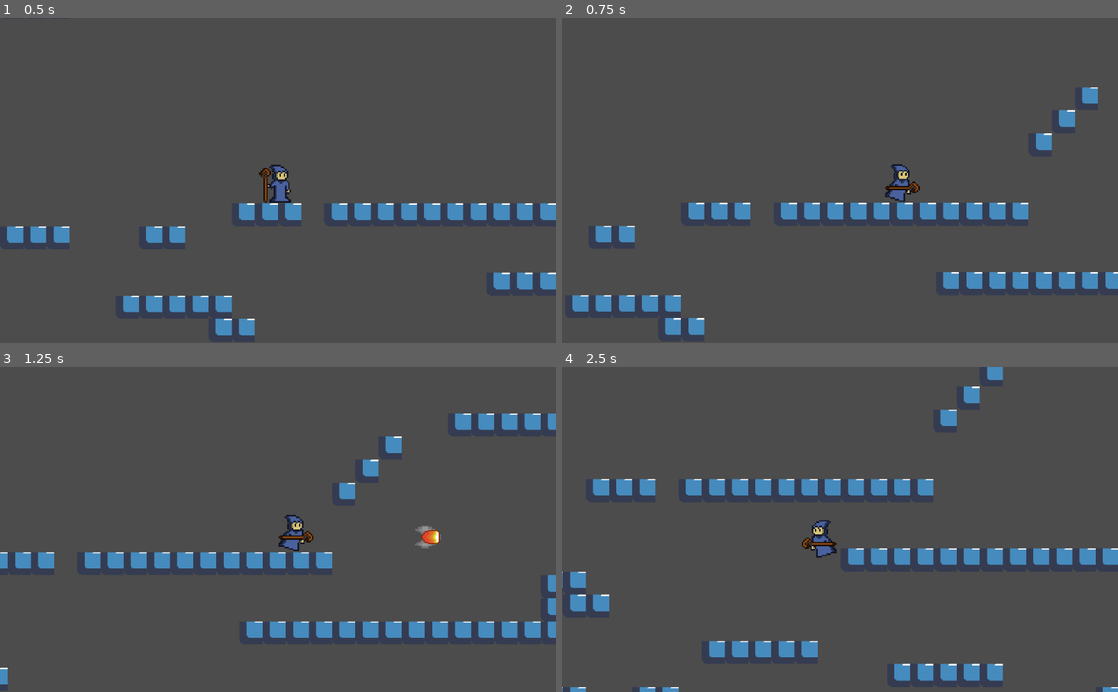
Above: before the commit, frames 1-4 (two rows, left to right).
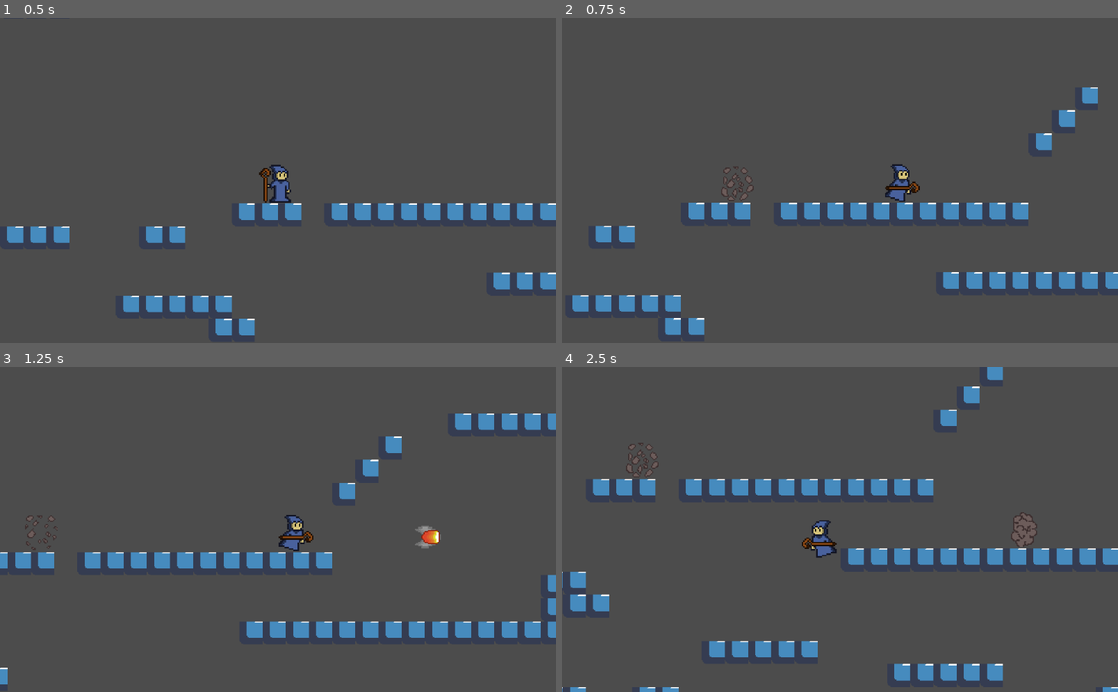
Above: after the commit, the same moments.

Repository: brunoricardosecco/gamejam-utfpr-2k19
Game: Godot game, scene res://scenes/main.tscn
The game is run twice, just before and just after one commit, with the same random seed, the same clock (stepped at 60 frames per second) and the same inputs. The engine's default icon, where the game draws it, is replaced by a stand-in: a white triangle on a blue panel in a dark square.
Inputs:
- Up to frame 1 (0.5 s): no input
- Up to frame 2 (0.75 s): hold Right (ui_right) from 0.53 s (still down); tap Z (ui_flash) at 0.6 s
- Up to frame 3 (1.25 s): keep holding Right (ui_right); tap Space (ui_select) at 0.77 s
- Up to frame 4 (2.5 s): tap Z (ui_flash) at 1.35, 2.1 s; tap Space (ui_select) at 1.52 s; release Right (ui_right) at 2.03 s; hold Left (ui_left) from 2.03 s (still down)

Frame 1 is identical in both runs. In frame 2, 0.2% of the frame differs, in the area x 28-35%, y 45-57%; in frame 3, less than 0.1%; in frame 4, 0.5%, in the area x 11-86%, y 23-56%.

Commit message:
viligant's smoke on teleport

Diff:
--- a/prefabs/Player.tscn
+++ b/prefabs/Player.tscn
@@ -1,8 +1,9 @@
-[gd_scene load_steps=9 format=2]
+[gd_scene load_steps=10 format=2]
 
 [ext_resource path="res://scripts/Vigilante.gd" type="Script" id=1]
 [ext_resource path="res://scenes/Fireball.tscn" type="PackedScene" id=2]
-[ext_resource path="res://Assets/characters/vigilante/Vigilant.png" type="Texture" id=3]
+[ext_resource path="res://scenes/Teleport_smoke.tscn" type="PackedScene" id=3]
+[ext_resource path="res://Assets/characters/vigilante/Vigilant.png" type="Texture" id=4]
 
 [sub_resource type="CapsuleShape2D" id=4]
 radius = 13.4083
@@ -79,13 +80,18 @@
 collision_layer = 3
 collision_mask = 3
 script = ExtResource( 1 )
+__meta__ = {
+"_edit_group_": true
+}
 fireball_scene = ExtResource( 2 )
+teleport_smoke_scene = ExtResource( 3 )
 fireball_spawn_right_path = NodePath("fireball_right_spawn")
 fireball_spawn_left_path = NodePath("fireball_left_spawn")
+teleport_smoke_path = NodePath("teleport_smoke_spawn")
 
 [node name="Sprite" type="Sprite" parent="."]
 scale = Vector2( 2, 2 )
-texture = ExtResource( 3 )
+texture = ExtResource( 4 )
 hframes = 12
 frame = 5
 
@@ -115,5 +121,8 @@
 
 [node name="fireball_left_spawn" type="Position2D" parent="."]
 position = Vector2( -28.4256, 10.8426 )
+
+[node name="teleport_smoke_spawn" type="Position2D" parent="."]
+position = Vector2( -2.78049, 4.76654 )
 [connection signal="timeout" from="DashTimer" to="." method="_on_DashTimer_timeout"]
 [connection signal="timeout" from="DashCooldownTimer" to="." method="_on_DashCooldownTimer_timeout"]
--- /dev/null
+++ b/scenes/Teleport_smoke.tscn
@@ -0,0 +1,36 @@
+[gd_scene load_steps=4 format=2]
+
+[ext_resource path="res://scripts/Teleport_smoke.gd" type="Script" id=1]
+[ext_resource path="res://Assets/characters/vigilante/flash_projectile.png" type="Texture" id=2]
+
+[sub_resource type="Animation" id=1]
+resource_name = "teleport_smoke"
+length = 0.35
+tracks/0/type = "value"
+tracks/0/path = NodePath("Sprite:frame")
+tracks/0/interp = 1
+tracks/0/loop_wrap = true
+tracks/0/imported = false
+tracks/0/enabled = true
+tracks/0/keys = {
+"times": PoolRealArray( 0, 0.1, 0.2, 0.3 ),
+"transitions": PoolRealArray( 1, 1, 1, 1 ),
+"update": 1,
+"values": [ 0, 1, 2, 3 ]
+}
+
+[node name="Node2D" type="Node2D"]
+script = ExtResource( 1 )
+
+[node name="Sprite" type="Sprite" parent="."]
+scale = Vector2( 1.5, 1.5 )
+texture = ExtResource( 2 )
+hframes = 4
+frame = 3
+
+[node name="AnimationPlayer" type="AnimationPlayer" parent="."]
+anims/teleport_smoke = SubResource( 1 )
+
+[node name="Timer" type="Timer" parent="."]
+wait_time = 0.35
+[connection signal="timeout" from="Timer" to="." method="_on_Timer_timeout"]
--- /dev/null
+++ b/scripts/Teleport_smoke.gd
@@ -0,0 +1,12 @@
+extends Node2D
+
+
+func appear():
+	$Timer.start()
+	set_physics_process(true)
+
+func _physics_process(delta):
+	$AnimationPlayer.play("teleport_smoke");
+
+func _on_Timer_timeout():
+	queue_free()
--- a/scripts/Vigilante.gd
+++ b/scripts/Vigilante.gd
@@ -21,6 +21,9 @@
 
 export (PackedScene) var fireball_scene
 
+#smoke scene
+export (PackedScene) var teleport_smoke_scene
+
 export (float) var fireball_delay = 0.2
 var waited = 0
 
@@ -31,6 +34,10 @@
 
 export (NodePath) var fireball_spawn_left_path
 onready var fireball_spawn_left = get_node(fireball_spawn_left_path)
+
+#telepor smoke spawn
+export (NodePath) var teleport_smoke_path
+onready var teleport_spawn = get_node(teleport_smoke_path)
 
 #fireball gravity
 export (int) var fireball_gravity = 5
@@ -119,22 +126,15 @@
 			is_walking = false
 			motion.x = 0
 
-
-
-
-
-
 	if is_on_floor() :
 		if Input.is_action_pressed("ui_up") :
 			motion.y = JUMP_HEIGHT
-
-
-
 
 	if Input.is_action_just_pressed("ui_flash"):
 		if !dash_cooldown and is_walking:
 			$DashTimer.start()
 			is_dashing = true
+			smoke()
 
 	if !is_dashing:
 		current_speed = SPEED
@@ -150,6 +150,7 @@
 func _on_DashTimer_timeout():
 	is_dashing = false
 
+
 func _on_DashCooldownTimer_timeout():
 	dash_cooldown = false
 
@@ -161,3 +162,9 @@
 		fireball.set_global_position(get_node("fireball_left_spawn").get_global_position())
 	fireball.shoot(directional_force, fireball_gravity, direction)
 	get_parent().add_child(fireball)
+
+func smoke():
+	var teleport_smoke = teleport_smoke_scene.instance()
+	teleport_smoke.set_global_position(get_node("teleport_smoke_spawn").get_global_position())
+	teleport_smoke.appear()
+	get_parent().add_child(teleport_smoke)
Binary file added: Assets/characters/vigilante/flash_projectile.png
Not shown, added: Assets/characters/vigilante/flash_projectile.png.import
